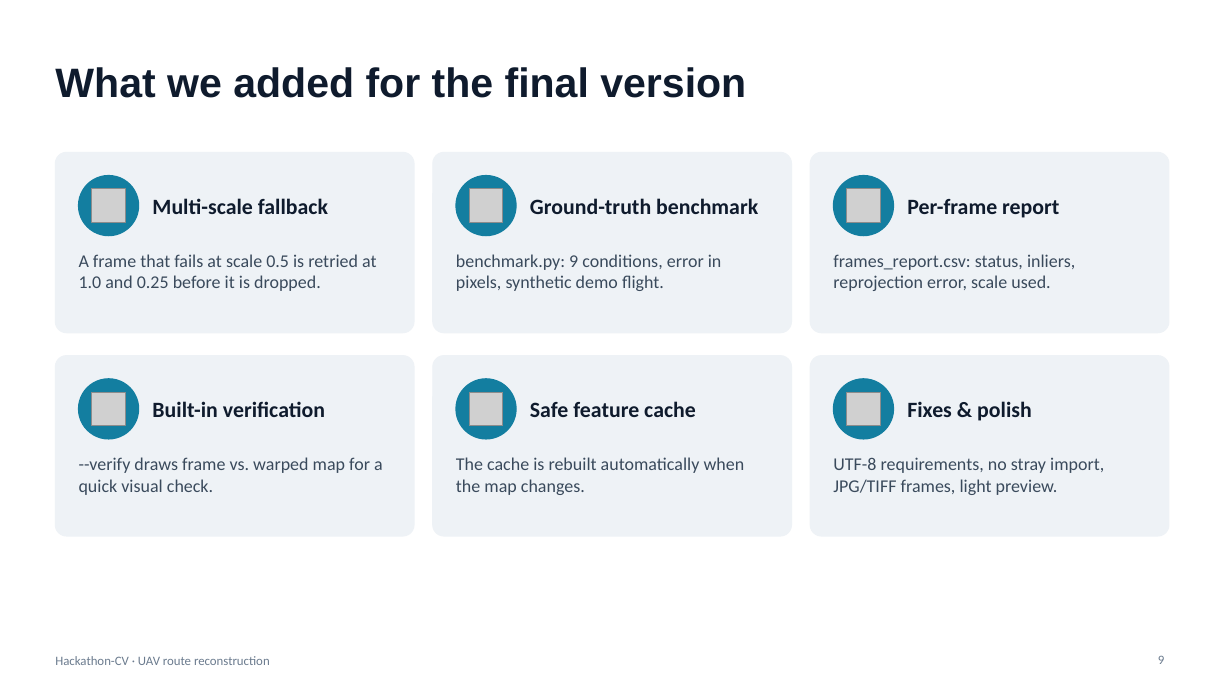
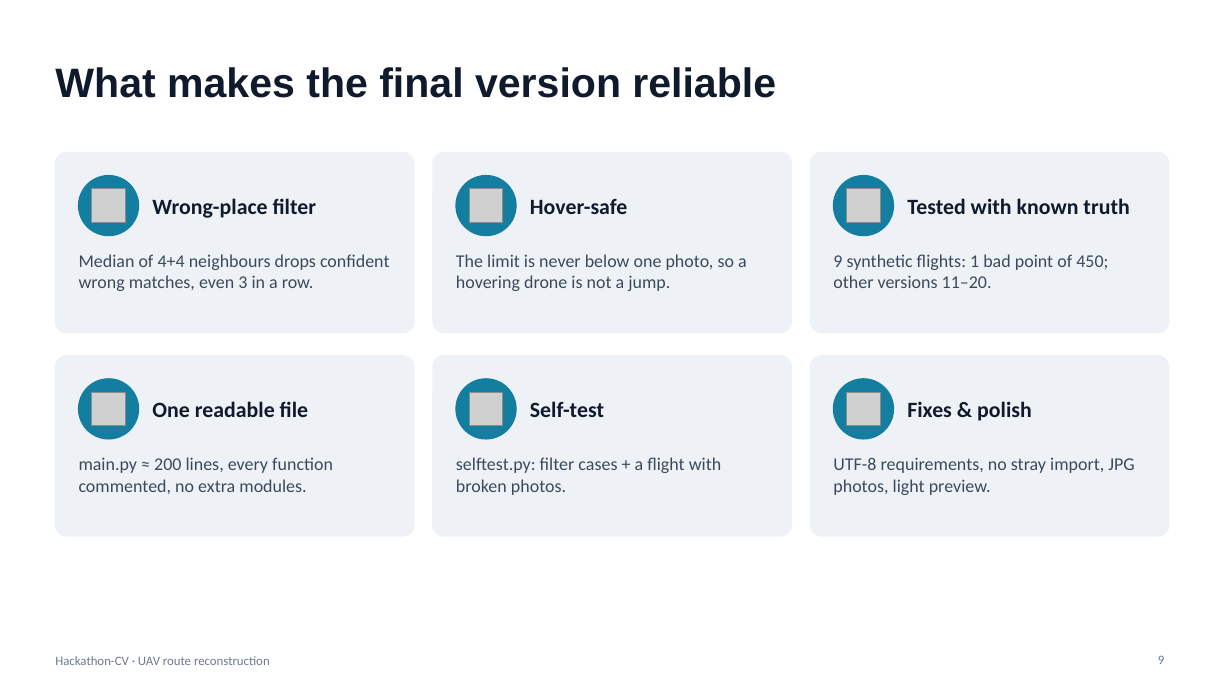
Before and after one commit to ArtemTkach643/Hackathon-CV, a slide deck: slide 9 of pitch/UAV_Route_Pitch.pptx. Drawn at 1232x693 pixels with LibreOffice and Linux fonts; fonts in the diff are those of the drawing; grey boxes stand for pictures. Boxes give left, top, right and bottom in pixels: in the first picture for what was removed or moved away, otherwise in the second. Text is boxed around its words. In the diff, an @@ line names an element or a change of style, - is before the commit and + after.

```diff
--- a/pitch/UAV_Route_Pitch.pptx
+++ b/pitch/UAV_Route_Pitch.pptx
@@ title at (55,67,776,98): text changed @@
-What we added for the final version
+What makes the final version reliable
@@ text at (152,198,317,218): text changed @@
-Multi-scale fallback
+Wrong-place filter
@@ text at (530,199,628,214): text changed @@
-Ground-truth benchmark
+Hover-safe
@@ text at (907,198,1129,214): text changed @@
-Per-frame report
+Tested with known truth
@@ text at (79,254,389,291): text changed @@
-A frame that fails at scale 0.5 is retried at 1.0 and 0.25 before it is dropped.
+Median of 4+4 neighbours drops confident wrong matches, even 3 in a row.
@@ text at (456,254,747,291): text changed @@
-benchmark.py: 9 conditions, error in pixels, synthetic demo flight.
+The limit is never below one photo, so a hovering drone is not a jump.
@@ text at (833,254,1108,288): text changed @@
-frames_report.csv: status, inliers, reprojection error, scale used.
+9 synthetic flights: 1 bad point of 450; other versions 11–20.
@@ text at (152,401,308,417): text changed @@
-Built-in verification
+One readable file
@@ text at (530,401,604,417): text changed @@
-Safe feature cache
+Self-test
@@ text at (79,457,333,494): text changed @@
---verify draws frame vs. warped map for a quick visual check.
+main.py ≈ 200 lines, every function commented, no extra modules.
@@ text at (456,457,721,495): text changed @@
-The cache is rebuilt automatically when the map changes.
+selftest.py: filter cases + a flight with broken photos.
@@ text at (833,457,1134,495): text changed @@
-UTF-8 requirements, no stray import, JPG/TIFF frames, light preview.
+UTF-8 requirements, no stray import, JPG photos, light preview.
```
Also in this commit, not shown: 4 other files.
